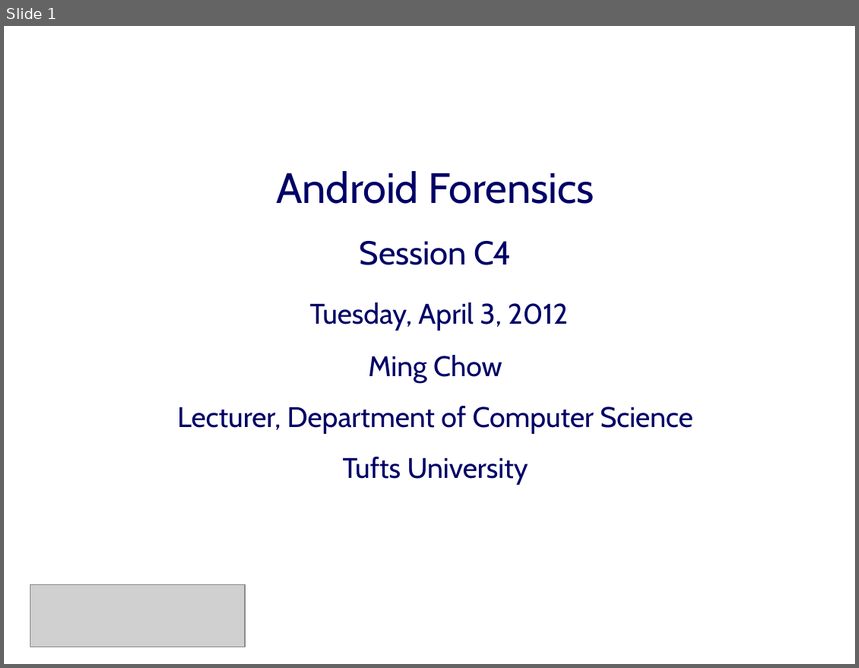
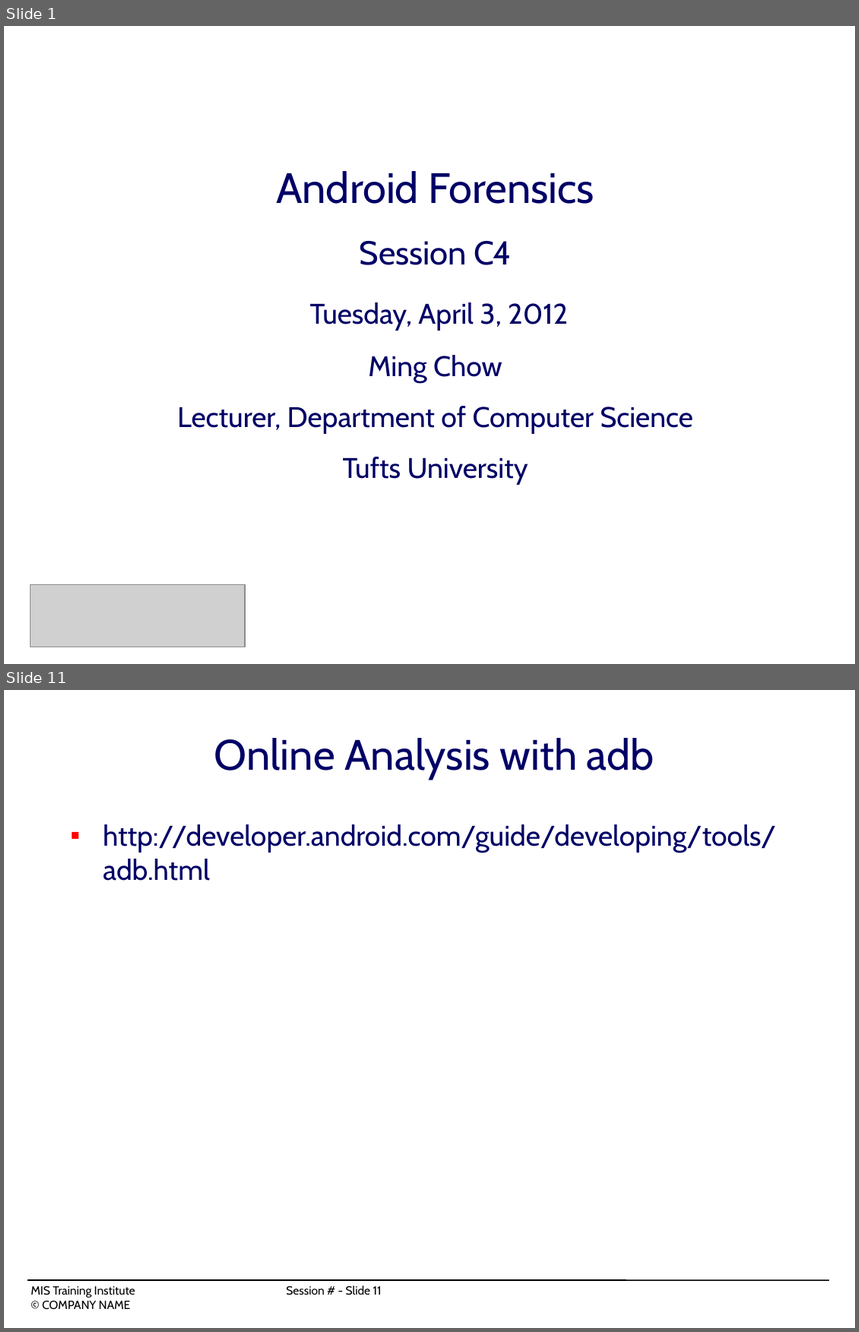
Before and after one commit to mchow01/Security, a slide deck: forensics/android/OS12_C4-mchow.ppt. Shown one above the other, each under a label of ours: slide 1 before the commit, slides 1 and 11 after it; the slides between them are not shown. The pictures are 859x668 and 859x1332 pixels, drawn with LibreOffice and Linux fonts; fonts in the diff are those of the drawing; grey boxes stand for pictures; background and template pictures are left out. Boxes give left, top, right and bottom in pixels: in the first picture for what was removed or moved away, otherwise in the second. Text is boxed around its words. In the diff, an @@ line names an element or a change of style, - is before the commit and + after.

```diff
--- a/forensics/android/OS12_C4-mchow.ppt
+++ b/forensics/android/OS12_C4-mchow.ppt
@@ slide 11 added at bbox=[4, 690, 855, 1328], background #FFFFFF @@
@@ title added at bbox=[215, 738, 655, 779], 36 pt, text #000066 @@
+Online Analysis with adb
@@ text added at bbox=[103, 825, 776, 881], 24 pt, text #000066 @@
+■ http://developer.android.com/guide/developing/tools/adb.html
@@ line added from (28, 1281) to (829, 1281), #000000 0.99 pt @@
@@ text added at bbox=[31, 1286, 382, 1298], 10 pt, text #000000 @@
+MIS Training Institute Session # - Slide 11
+© COMPANY NAME
```
Also in this commit, not shown: 13 other slides added, 2 other files.
